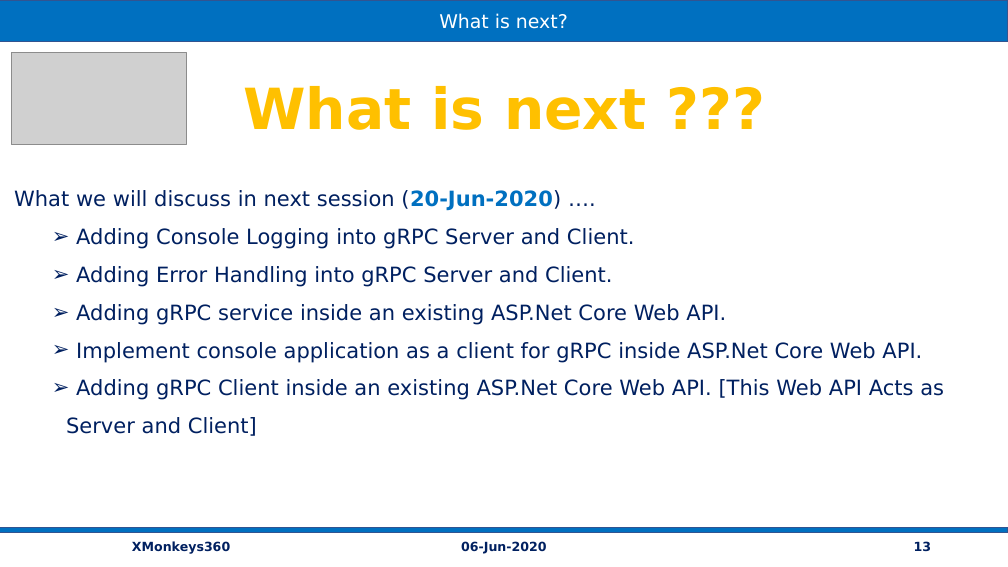
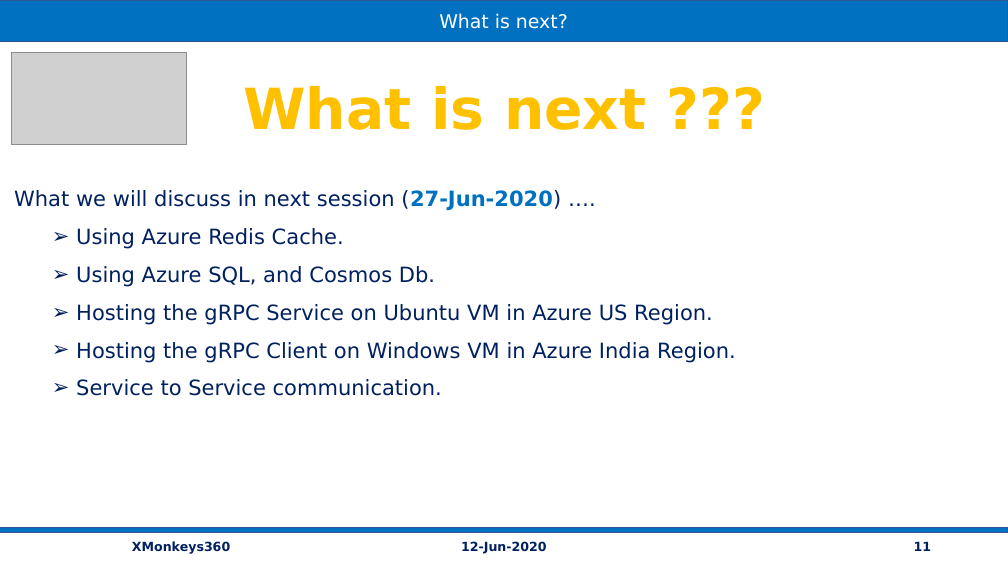
Before and after one commit to vishipayyallore/speaker_series_2021, a slide deck: slide 11 of XMonkeys360/gRPC_Session4_12Jun2020/Documentation/gRPC_Service_Logging_ErrorHandling.pptx (slide 13 before the commit). Drawn at 1008x567 pixels with LibreOffice and Linux fonts; fonts in the diff are those of the drawing; grey boxes stand for pictures. Boxes give left, top, right and bottom in pixels: in the first picture for what was removed or moved away, otherwise in the second. Text is boxed around its words. In the diff, an @@ line names an element or a change of style, - is before the commit and + after.

```diff
--- a/XMonkeys360/gRPC_Session4_12Jun2020/Documentation/gRPC_Service_Logging_ErrorHandling.pptx
+++ b/XMonkeys360/gRPC_Session4_12Jun2020/Documentation/gRPC_Service_Logging_ErrorHandling.pptx
@@ text at (x1=14, y1=190, x2=736, y2=396): text changed @@
-What we will discuss in next session (20-Jun-2020) ….
-  ➢ Adding Console Logging into gRPC Server and Client.
-  ➢ Adding Error Handling into gRPC Server and Client.
-  ➢ Adding gRPC service inside an existing ASP.Net Core Web API.
-  ➢ Implement console application as a client for gRPC inside ASP.Net Core Web API.
-  ➢ Adding gRPC Client inside an existing ASP.Net Core Web API. [This Web API Acts as Server and Client]
+What we will discuss in next session (27-Jun-2020) ….
+  ➢ Using Azure Redis Cache.
+  ➢ Using Azure SQL, and Cosmos Db.
+  ➢ Hosting the gRPC Service on Ubuntu VM in Azure US Region.
+  ➢ Hosting the gRPC Client on Windows VM in Azure India Region.
+  ➢ Service to Service communication.
@@ text at (x1=461, y1=541, x2=547, y2=554): text changed @@
-06-Jun-2020
+12-Jun-2020
@@ page number at (x1=914, y1=541, x2=931, y2=551): text changed @@
-13
+11
```
Also in this commit, not shown: 11 other slides changed, 1 slide added, 3 slides removed, 6 other files.
